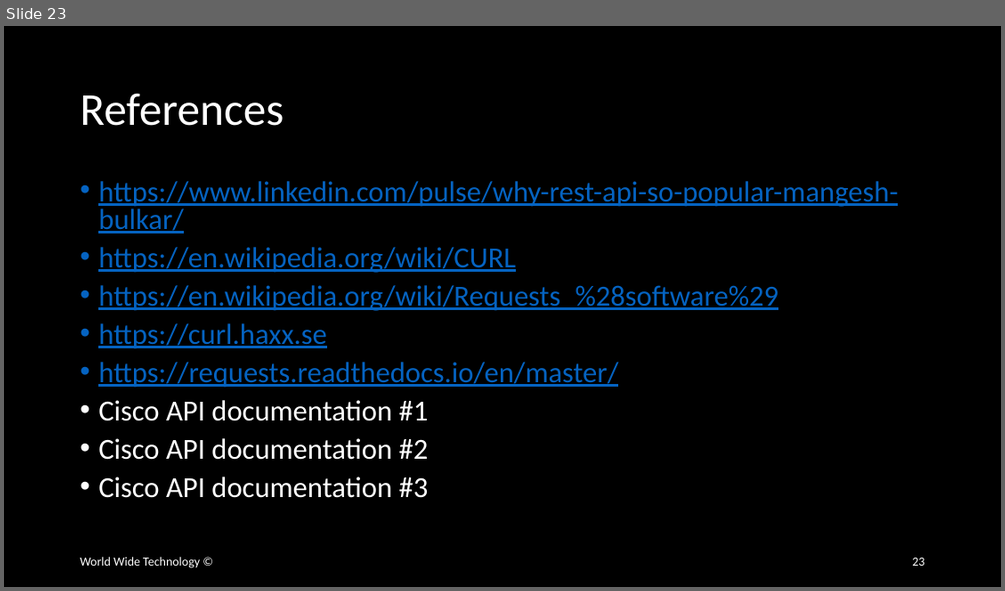
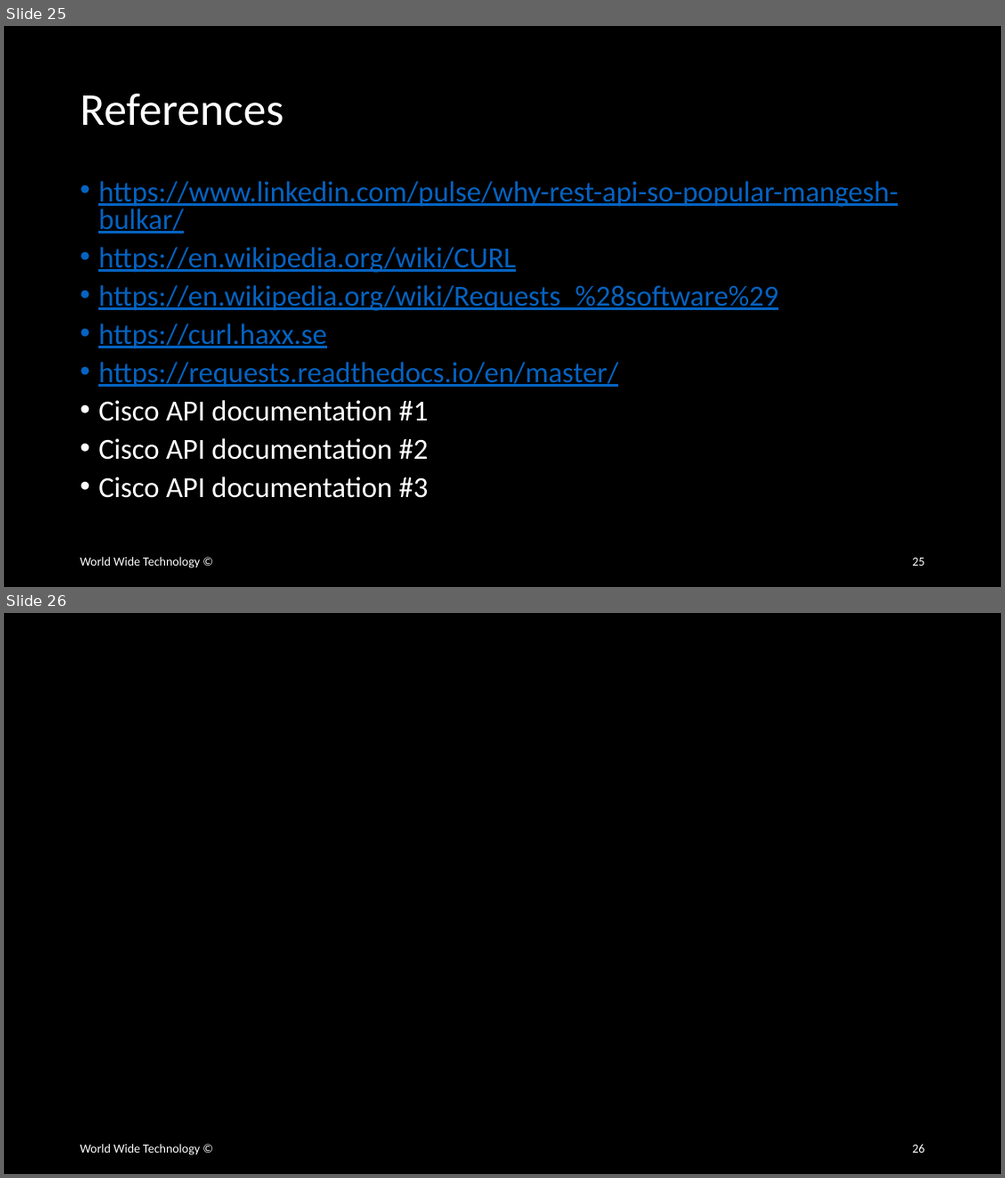
Before and after one commit to wwt/curl-requests-foundations, a slide deck: curl-requests-foundations.pptx. Shown one above the other, each under a label of ours: slide 23 before the commit, slides 25 and 26 after it. The pictures are 1005x591 and 1005x1178 pixels, drawn with LibreOffice and Linux fonts; fonts in the diff are those of the drawing. Boxes give left, top, right and bottom in pixels: in the first picture for what was removed or moved away, otherwise in the second. Text is boxed around its words. In the diff, an @@ line names an element or a change of style, - is before the commit and + after.

```diff
--- a/curl-requests-foundations.pptx
+++ b/curl-requests-foundations.pptx
@@ slide 26 added at box(4, 613, 1001, 1174), background #000000 @@
@@ text added at box(80, 1143, 200, 1155), 12 pt, text #FFFFFF @@
+World Wide Technology ©
@@ page number added at box(912, 1143, 924, 1152), 12 pt, text #FFFFFF @@
+26
@@ what was slide 23 is now slide 25 @@
@@ page number at box(912, 557, 924, 565): text changed @@
-23
+25
```
Also in this commit, not shown: 2 slides changed, 1 other slide added.
